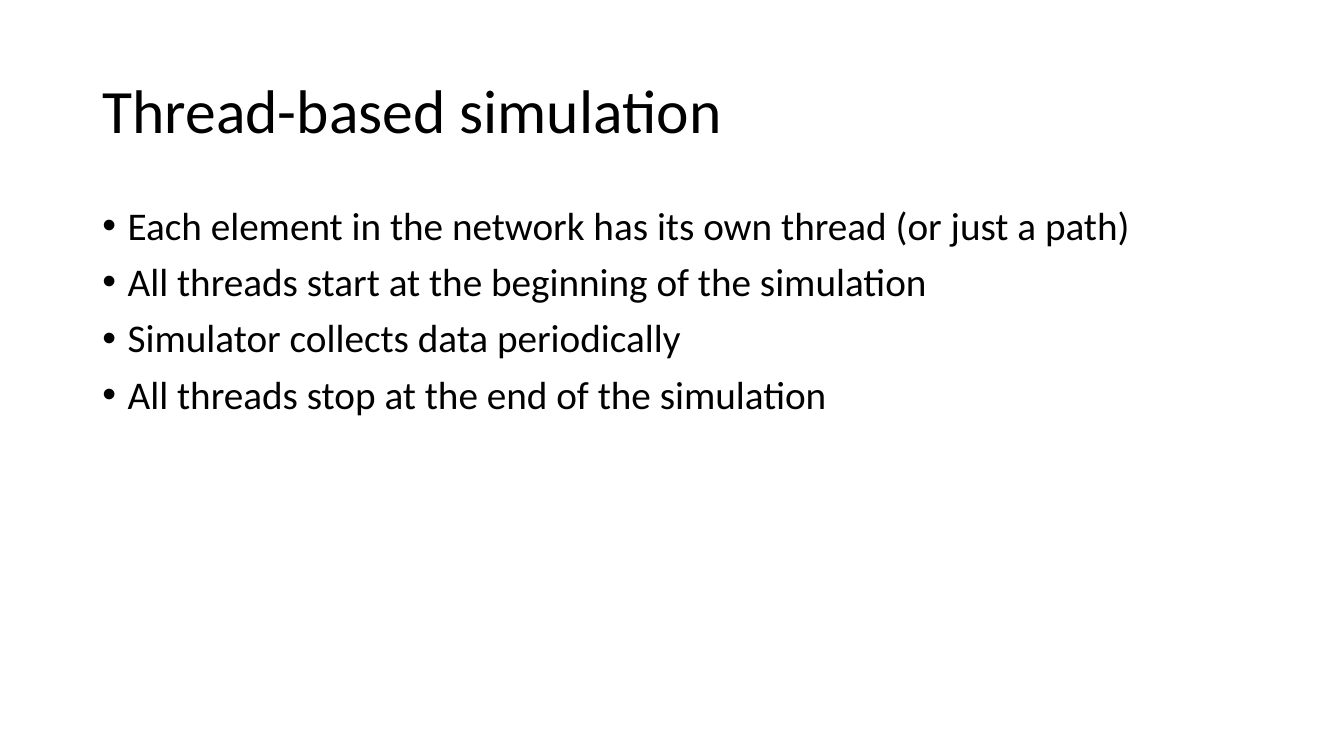
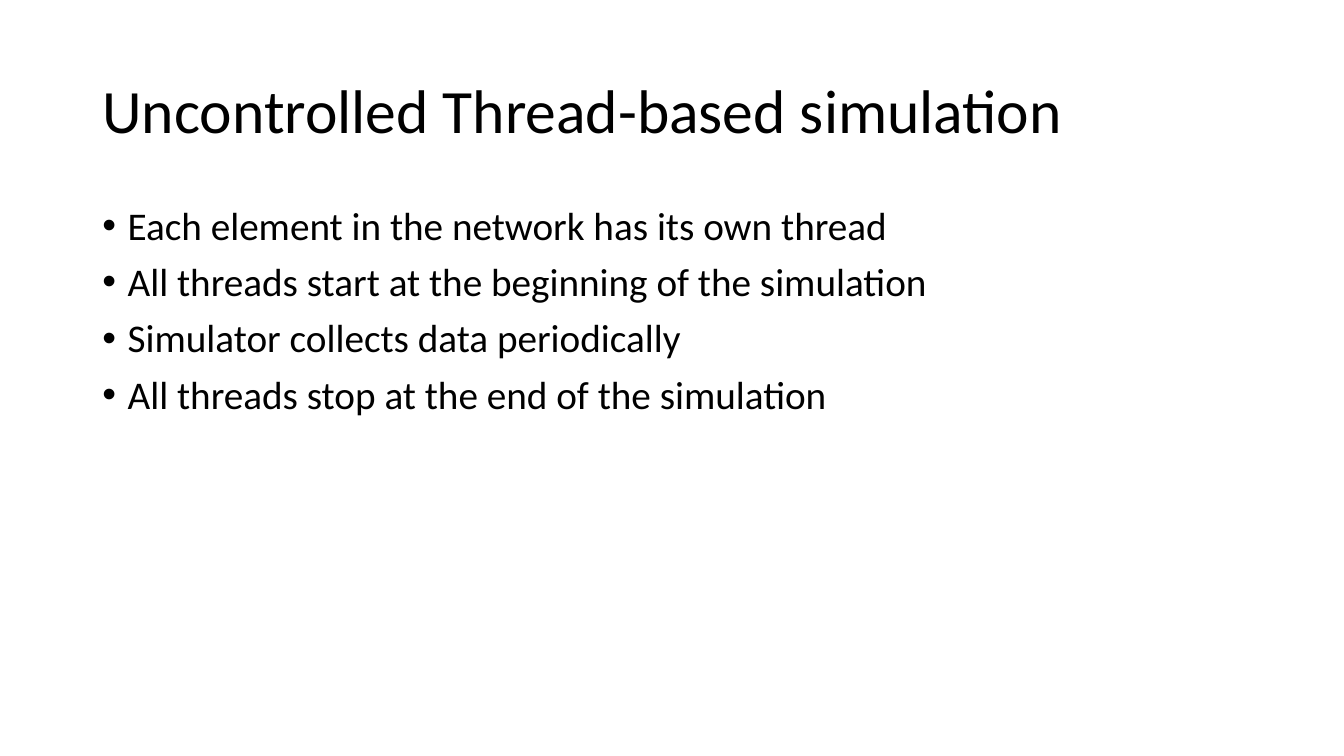
Before and after one commit to adhocmaster/pyns, a slide deck: slide 13 of doc/plan.pptx (slide 11 before the commit). Drawn at 1344x756 pixels with LibreOffice and Linux fonts; fonts in the diff are those of the drawing. Boxes give left, top, right and bottom in pixels: in the first picture for what was removed or moved away, otherwise in the second. Text is boxed around its words. In the diff, an @@ line names an element or a change of style, - is before the commit and + after.

```diff
--- a/doc/plan.pptx
+++ b/doc/plan.pptx
@@ title at [102, 90, 1062, 134]: text changed @@
-Thread-based simulation
+Uncontrolled Thread-based simulation
@@ text at [128, 212, 887, 241]: text changed @@
-• Each element in the network has its own thread (or just a path)
+• Each element in the network has its own thread
```
Also in this commit, not shown: 3 other slides changed, 2 slides added.
